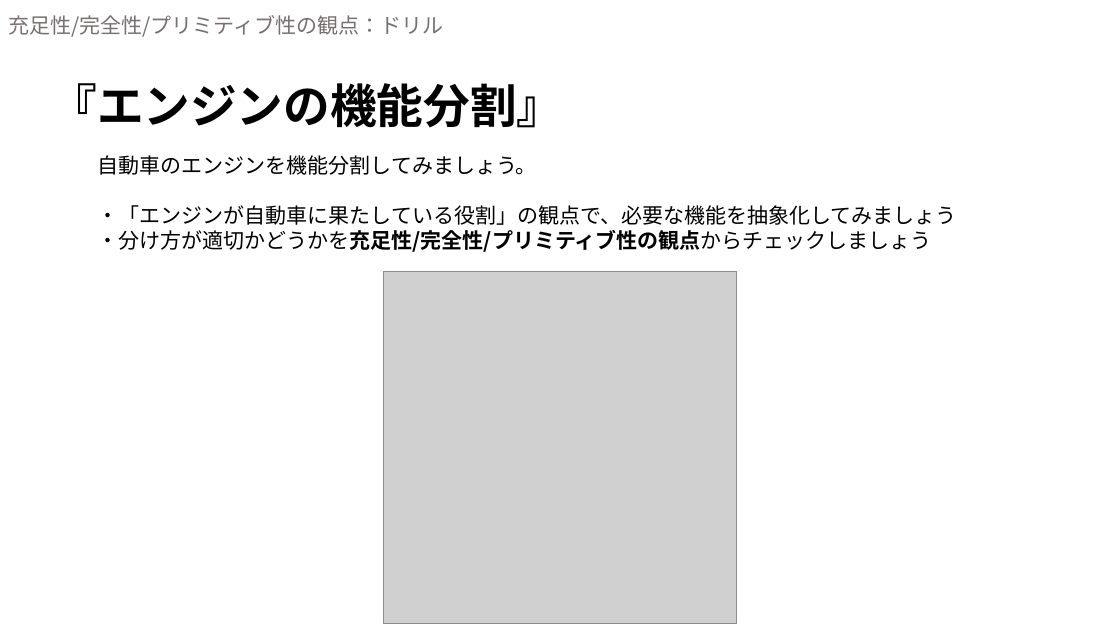
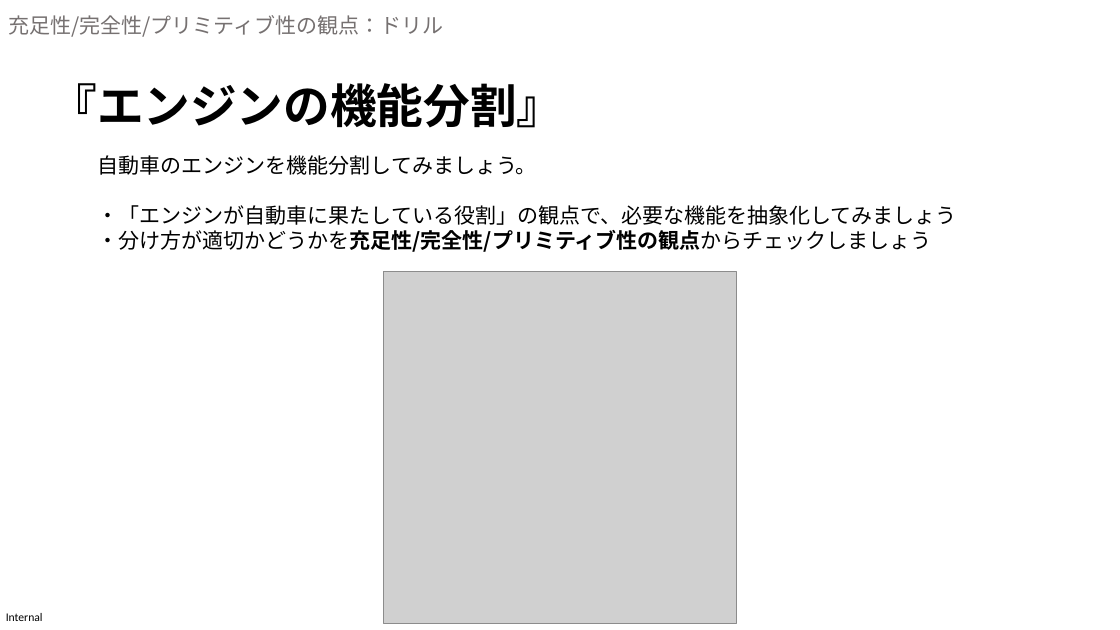
Before and after one commit to hirohitokato/DesigningKatas, a slide deck: slide 1 of 01-basics/exercises/15-suff_comp_prim.pptx. Drawn at 1120x630 pixels with LibreOffice and Linux fonts; fonts in the diff are those of the drawing; grey boxes stand for pictures. Boxes give left, top, right and bottom in pixels: in the first picture for what was removed or moved away, otherwise in the second. Text is boxed around its words. In the diff, an @@ line names an element or a change of style, - is before the commit and + after.

Commit message:
Update doc

```diff
--- a/01-basics/exercises/15-suff_comp_prim.pptx
+++ b/01-basics/exercises/15-suff_comp_prim.pptx
@@ text added at (6, 613, 43, 621), 10 pt, text #000000 @@
+Internal
```
Also in this commit, not shown: 1 other slide changed.
